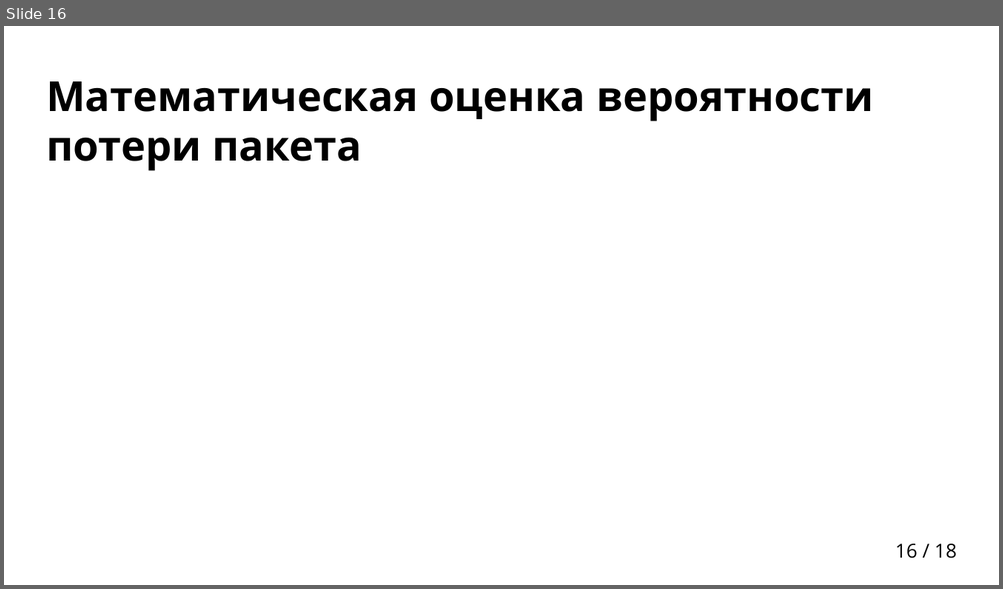
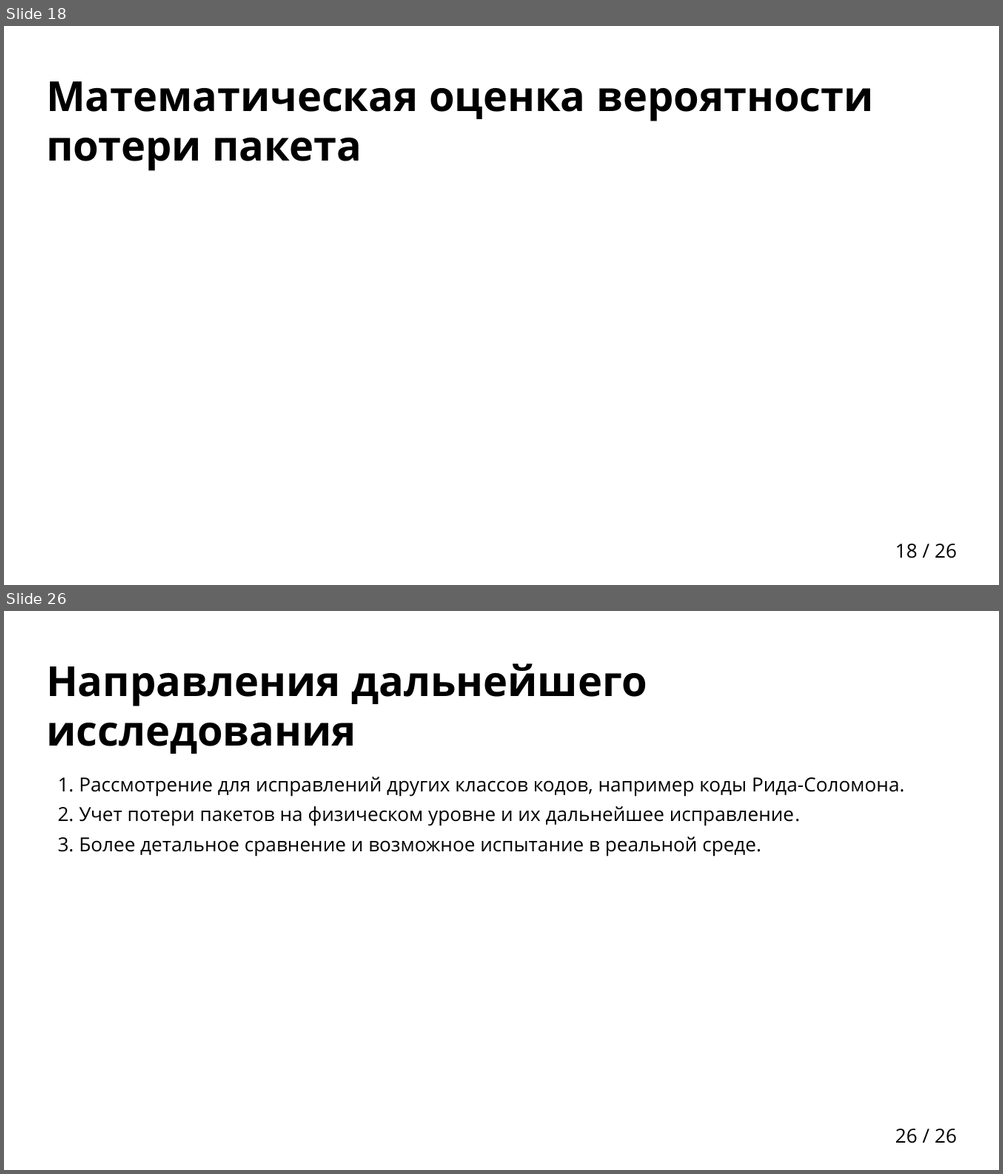
Before and after one commit to egalkin/bachelors_diploma, a slide deck: docs/presentation.pptx. Shown one above the other, each under a label of ours: slide 16 before the commit, slides 18 and 26 after it; the slides between them are not shown. The pictures are 1003x589 and 1003x1174 pixels, drawn with LibreOffice and Linux fonts; fonts in the diff are those of the drawing; grey boxes stand for pictures; background and template pictures are left out. Boxes give left, top, right and bottom in pixels: in the first picture for what was removed or moved away, otherwise in the second. Text is boxed around its words. In the diff, an @@ line names an element or a change of style, - is before the commit and + after.

```diff
--- a/docs/presentation.pptx
+++ b/docs/presentation.pptx
@@ slide 26 added at bbox=[4, 611, 999, 1170], background picture (left out); not listed: 1 template element that a slide beside it also shows @@
@@ title added at bbox=[46, 664, 647, 754], 30 pt, text #000000, bold @@
+Направления дальнейшего исследования
@@ text added at bbox=[58, 777, 904, 857], 14 pt, text #000000 @@
+1. Рассмотрение для исправлений других классов кодов, например коды Рида-Соломона.
+2. Учет потери пакетов на физическом уровне и их дальнейшее исправление.
+3. Более детальное сравнение и возможное испытание в реальной среде.
@@ what was slide 16 is now slide 18 @@
@@ page number at bbox=[895, 544, 956, 559]: text changed @@
-16 / 18
+18 / 26
```
Also in this commit, not shown: 7 slides changed, 8 other slides added, 1 slide removed, 1 other file.
